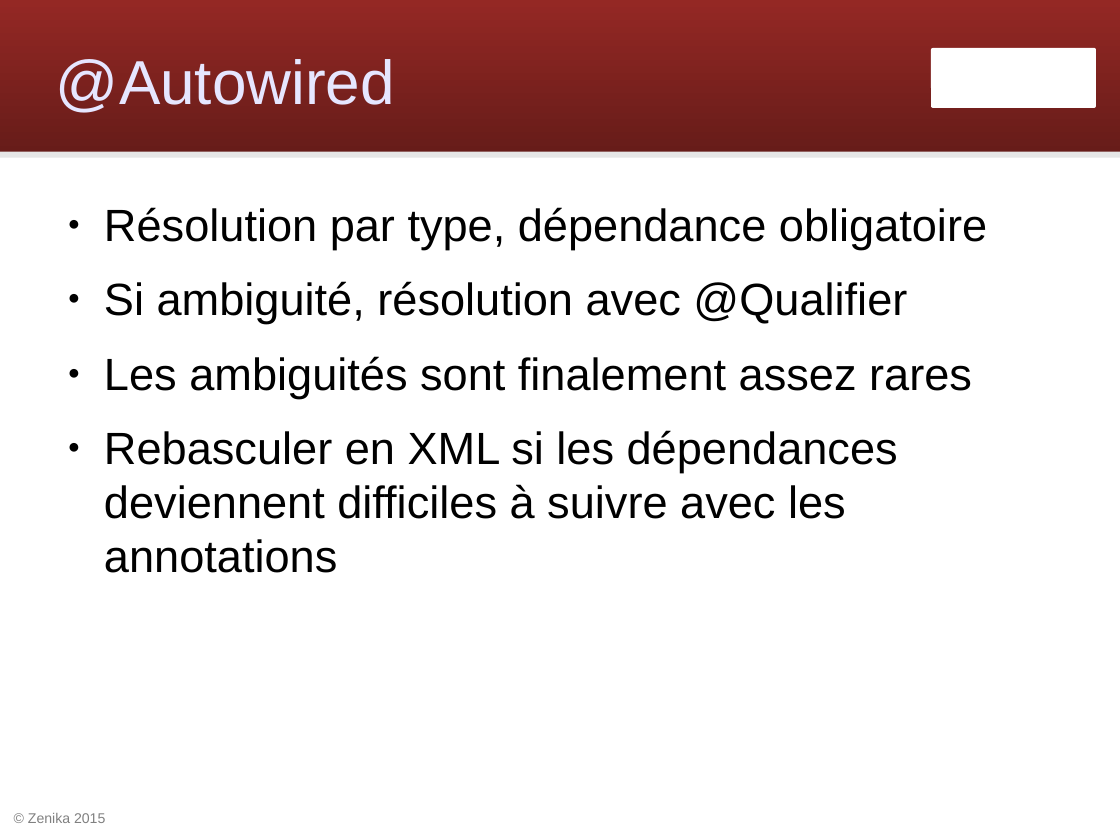
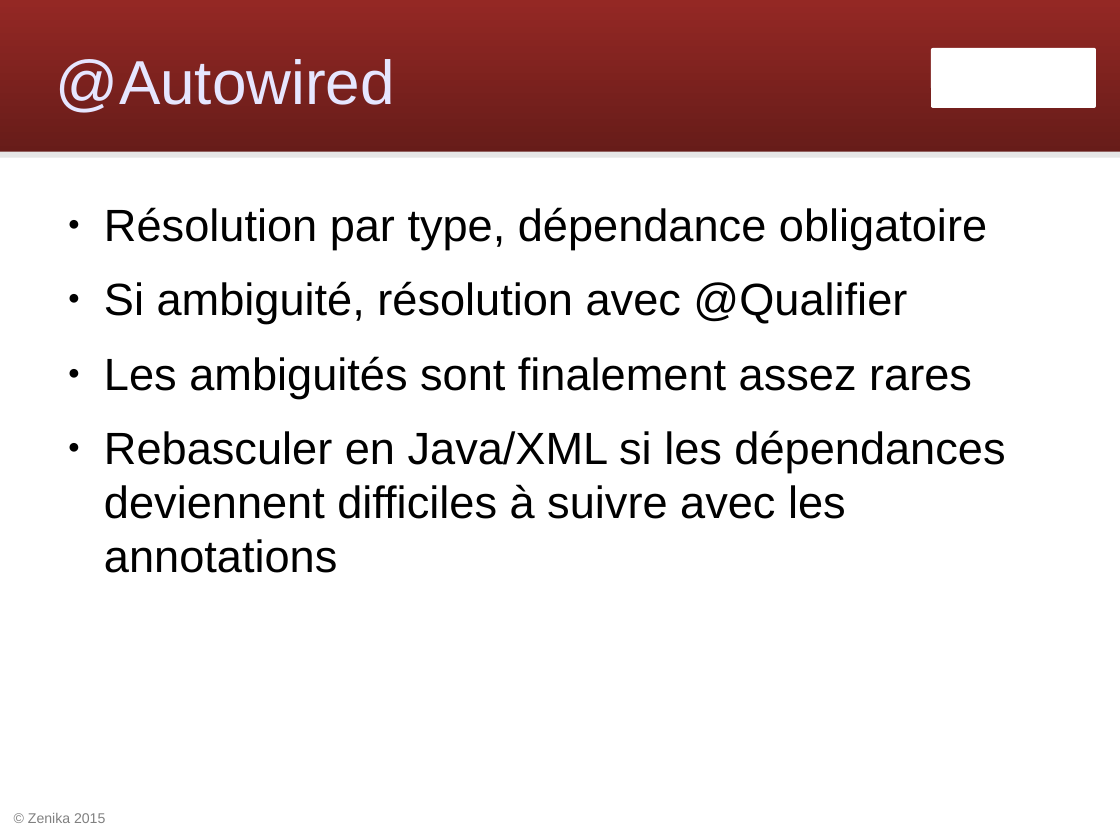
Before and after one commit to Zenika/workshop-spring-core, a slide deck: slide 37 of spring-workshop.odp (slide 36 before the commit). Drawn at 1120x840 pixels with LibreOffice and Linux fonts; fonts in the diff are those of the drawing; background and template pictures are left out. Boxes give left, top, right and bottom in pixels: in the first picture for what was removed or moved away, otherwise in the second. Text is boxed around its words. In the diff, an @@ line names an element or a change of style, - is before the commit and + after.

Commit message:
Utiliser config Java pour les annotations

```diff
--- a/spring-workshop.odp
+++ b/spring-workshop.odp
@@ text at box(104, 430, 1005, 573): text changed @@
-● Rebasculer en XML si les dépendances deviennent difficiles à suivre avec les annotations
+● Rebasculer en Java/XML si les dépendances deviennent difficiles à suivre avec les annotations
```
Also in this commit, not shown: 8 other slides changed, 7 slides removed, 10 other files.
